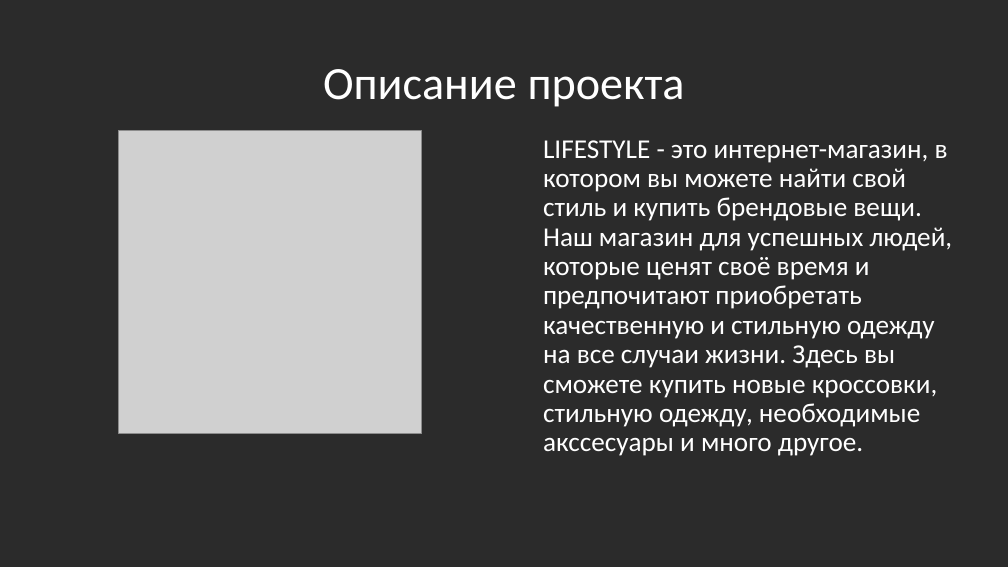
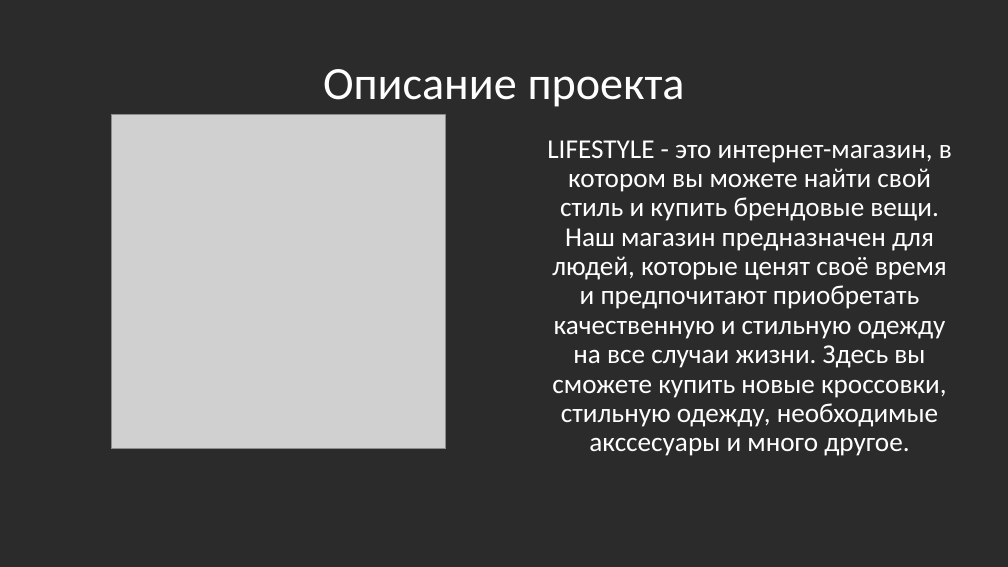
Before and after one commit to v1rus41l/onlinestore-project, a slide deck: slide 2 of about/presentation.pptx. Drawn at 1008x567 pixels with LibreOffice and Linux fonts; fonts in the diff are those of the drawing; grey boxes stand for pictures; background and template pictures are left out; a plain dark background stands for a picture behind light text. Boxes give left, top, right and bottom in pixels: in the first picture for what was removed or moved away, otherwise in the second. Text is boxed around its words. In the diff, an @@ line names an element or a change of style, - is before the commit and + after.

```diff
--- a/about/presentation.pptx
+++ b/about/presentation.pptx
@@ picture: place and size @@
-picture at bbox=[119, 131, 422, 434]
+picture at bbox=[111, 115, 445, 449]
@@ text at bbox=[547, 140, 952, 456]: text changed @@
-LIFESTYLE - это интернет-магазин, в котором вы можете найти свой стиль и купить брендовые вещи. Наш магазин для успешных людей, которые ценят своё время и предпочитают приобретать качественную и стильную одежду на все случаи жизни. Здесь вы сможете купить новые кроссовки, стильную одежду, необходимые акссесуары и много другое.
+LIFESTYLE - это интернет-магазин, в котором вы можете найти свой стиль и купить брендовые вещи. Наш магазин предназначен для людей, которые ценят своё время и предпочитают приобретать качественную и стильную одежду на все случаи жизни. Здесь вы сможете купить новые кроссовки, стильную одежду, необходимые акссесуары и много другое.
```
Also in this commit, not shown: 3 other slides changed, 5 slides added, 1 slide removed, 4 other files.
